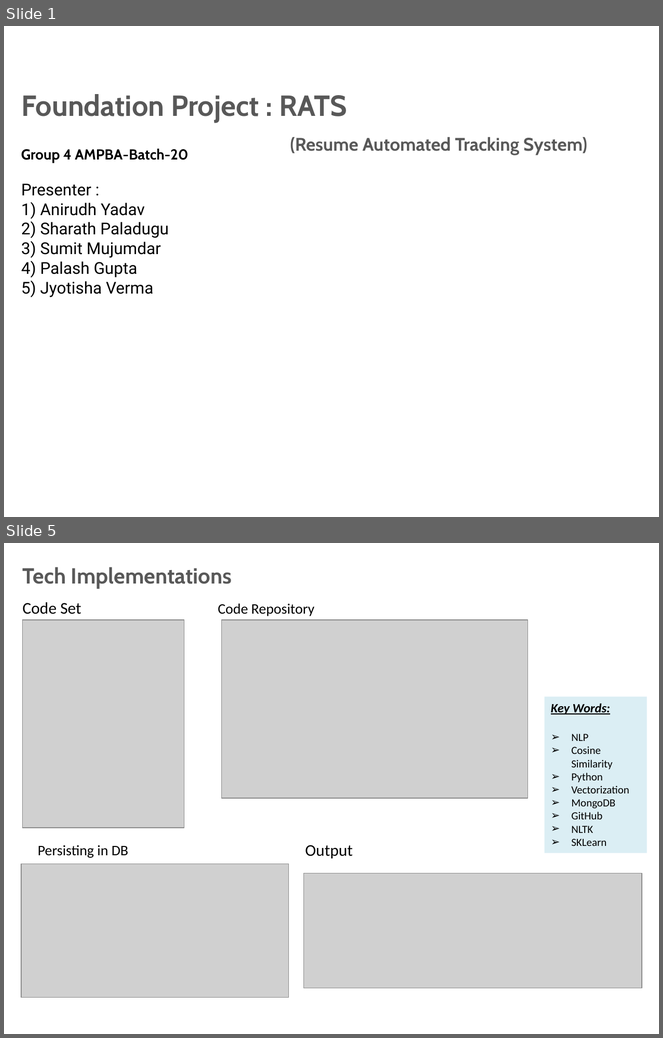
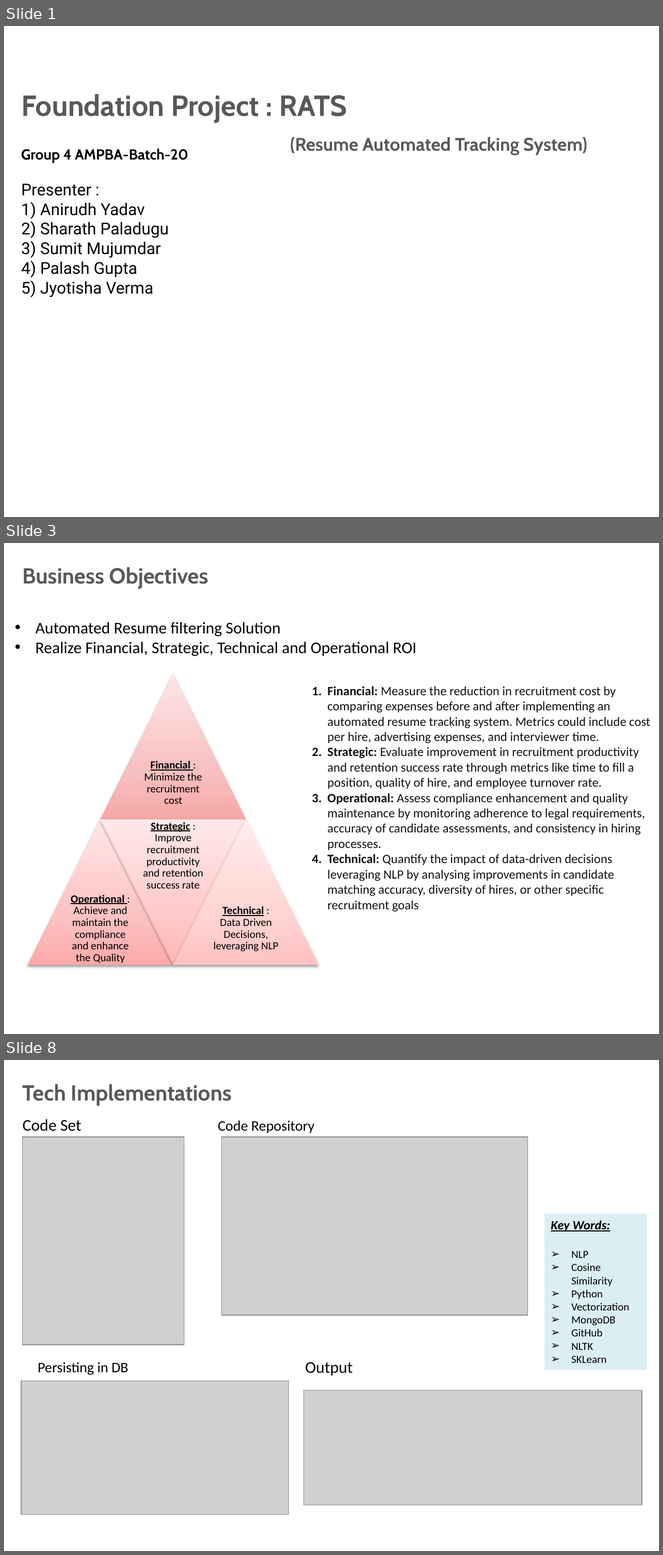
Before and after one commit to anirudhyadav/ISBG4FP1, a slide deck: Foundation_Project_G4__Final_Review_Trending_Jobs.pptx. Shown one above the other, each under a label of ours: slides 1 and 5 before the commit, slides 1, 3 and 8 after it; the slides between them are not shown. The pictures are 663x1038 and 663x1555 pixels, drawn with LibreOffice and Linux fonts; fonts in the diff are those of the drawing; grey boxes stand for pictures; background and template pictures are left out. Boxes give left, top, right and bottom in pixels: in the first picture for what was removed or moved away, otherwise in the second. Text is boxed around its words. In the diff, an @@ line names an element or a change of style, - is before the commit and + after.

```diff
--- a/Foundation_Project_G4__Final_Review_Trending_Jobs.pptx
+++ b/Foundation_Project_G4__Final_Review_Trending_Jobs.pptx
@@ slide 3 added at (4,543,659,1034), background picture (left out); not listed: 1 template element that a slide beside it also shows @@
@@ title added at (23,567,208,589), 24 pt, text #585858, bold @@
+Business Objectives
@@ text added at (35,622,417,656), 18 pt, text #000000 @@
+• Automated Resume filtering Solution
+• Realize Financial, Strategic, Technical and Operational ROI
@@ text added at (327,686,651,912), 14 pt, text #111111 @@
+1. Financial: Measure the reduction in recruitment cost by comparing expenses before and after implementing an automated resume tracking system. Metrics could include cost per hire, advertising expenses, and interviewer time.
+2. Strategic: Evaluate improvement in recruitment productivity and retention success rate through metrics like time to fill a position, quality of hire, and employee turnover rate.
+3. Operational: Assess compliance enhancement and quality maintenance by monitoring adherence to legal requirements, accuracy of candidate assessments, and consistency in hiring processes.
+4. Technical: Quantify the impact of data-driven decisions leveraging NLP by analysing improvements in candidate matching accuracy, diversity of hires, or other specific recruitment goals
@@ group added at (27,674,319,965): 4 triangles, 4 texts @@
+Financial : Minimize the recruitment cost
+Operational : Achieve and maintain the compliance and enhance the Quality
+Strategic : Improve recruitment productivity and retention success rate
+Technical : Data Driven Decisions, leveraging NLP
@@ what was slide 5 is now slide 8 @@
```
Also in this commit, not shown: 3 slides changed, 3 other slides added, 2 slides removed.
